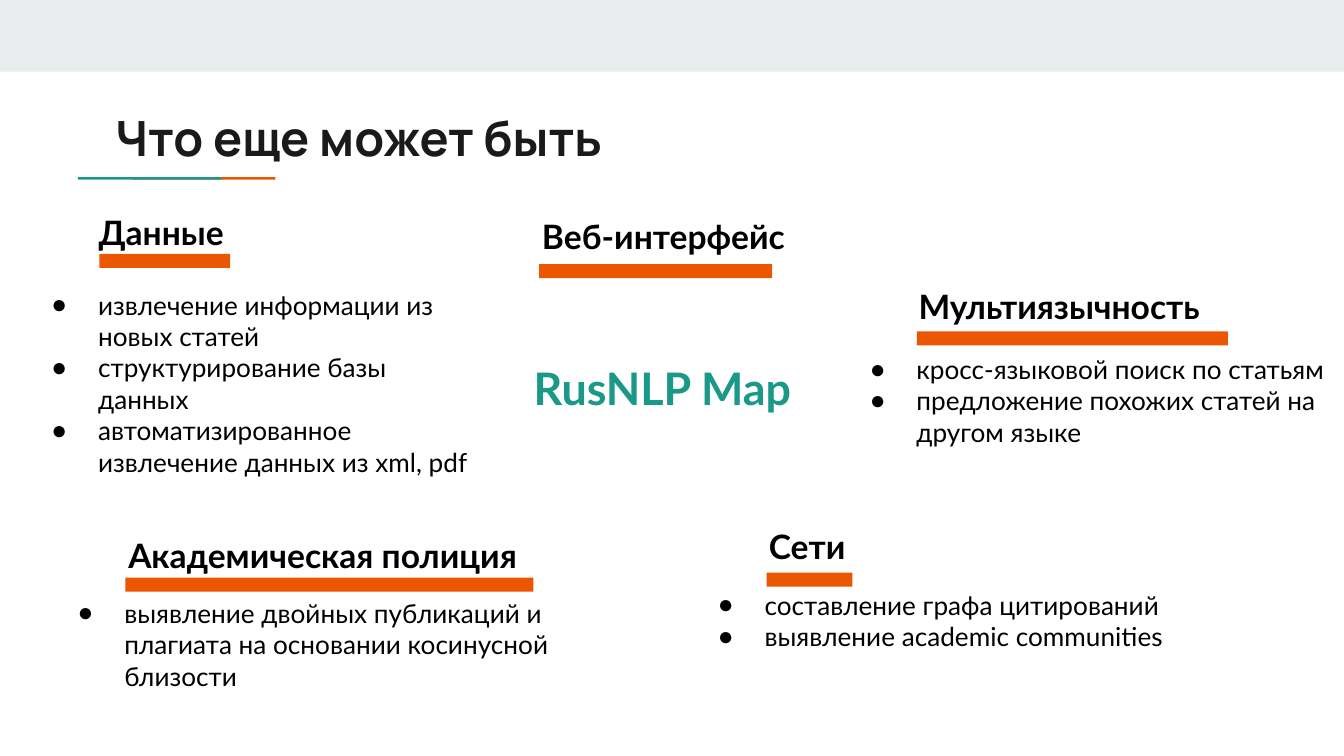
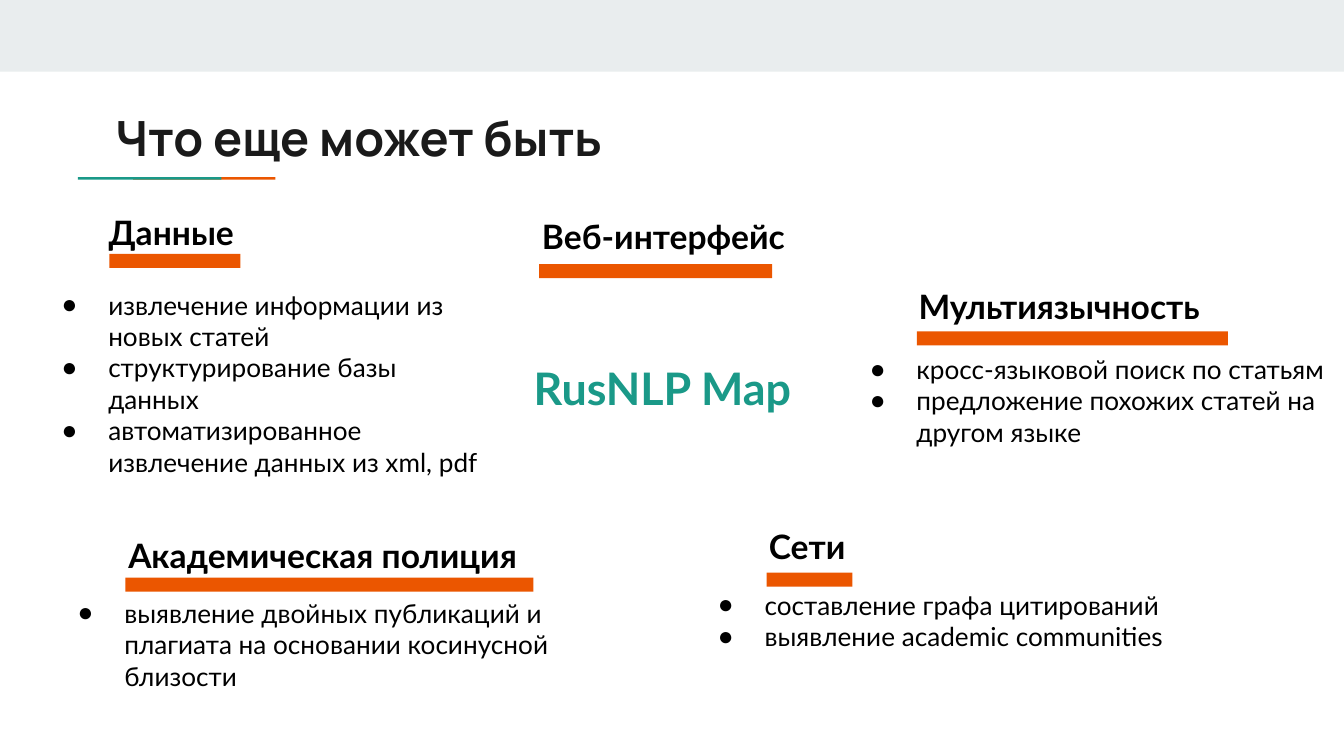
Before and after one commit to rusnlp/hse_nis, a slide deck: slide 8 of presentations/RUSNLP.pptx. Drawn at 1344x756 pixels with LibreOffice and Linux fonts; fonts in the diff are those of the drawing. Boxes give left, top, right and bottom in pixels: in the first picture for what was removed or moved away, otherwise in the second. Text is boxed around its words. In the diff, an @@ line names an element or a change of style, - is before the commit and + after.

```diff
--- a/presentations/RUSNLP.pptx
+++ b/presentations/RUSNLP.pptx
@@ 2 texts, 1 rectangle: place and size @@
-2 texts, 1 rectangle at (98,220,467,476)
+2 texts, 1 rectangle at (108,220,477,476)
```
Also in this commit, not shown: 4 other slides changed.
